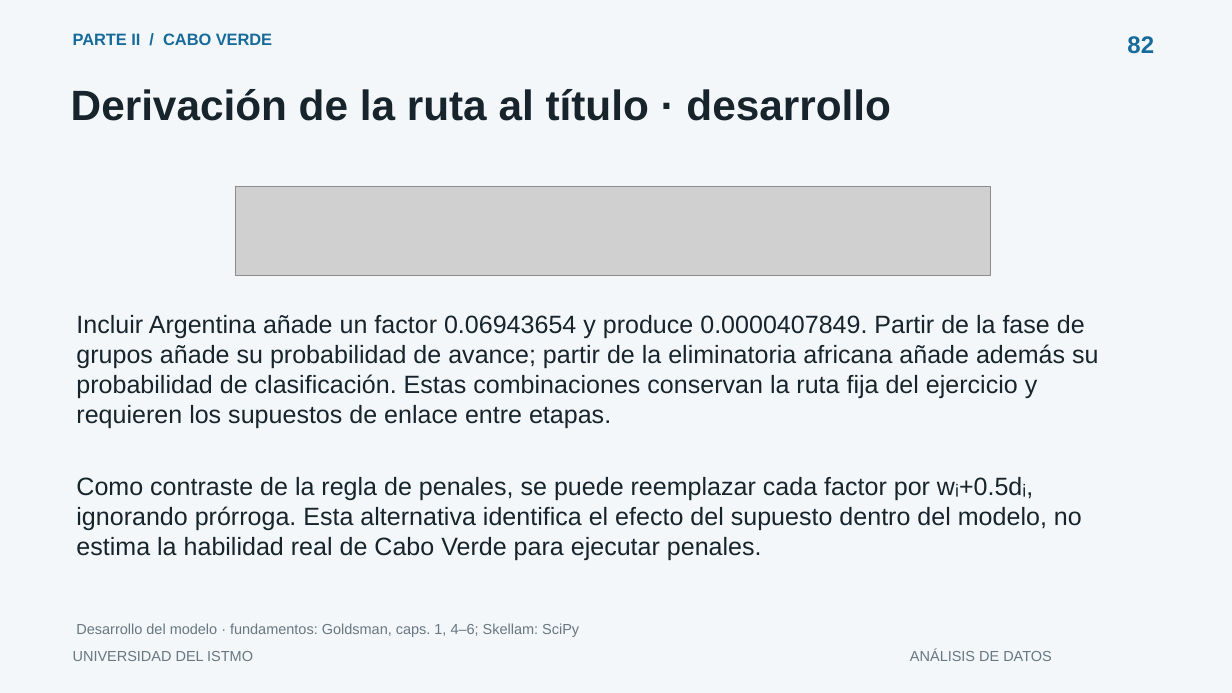
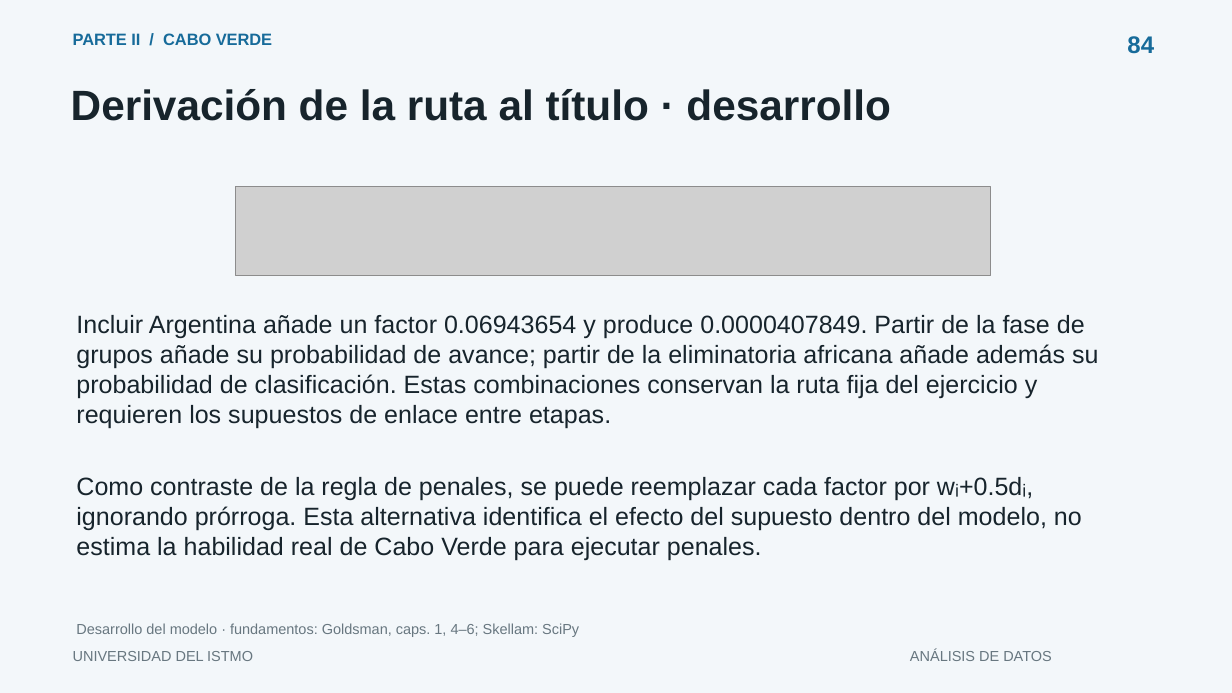
Before and after one commit to humbertovenavente/Proyecto1ADD, a slide deck: slide 84 of outputs/presentacion.pptx (slide 82 before the commit). Drawn at 1232x693 pixels with LibreOffice and Linux fonts; fonts in the diff are those of the drawing; grey boxes stand for pictures. Boxes give left, top, right and bottom in pixels: in the first picture for what was removed or moved away, otherwise in the second. Text is boxed around its words. In the diff, an @@ line names an element or a change of style, - is before the commit and + after.

```diff
--- a/outputs/presentacion.pptx
+++ b/outputs/presentacion.pptx
@@ text at [1127,36,1154,54]: text changed @@
-82
+84
```
Also in this commit, not shown: 88 other slides changed, 2 slides added, 1 other file.
